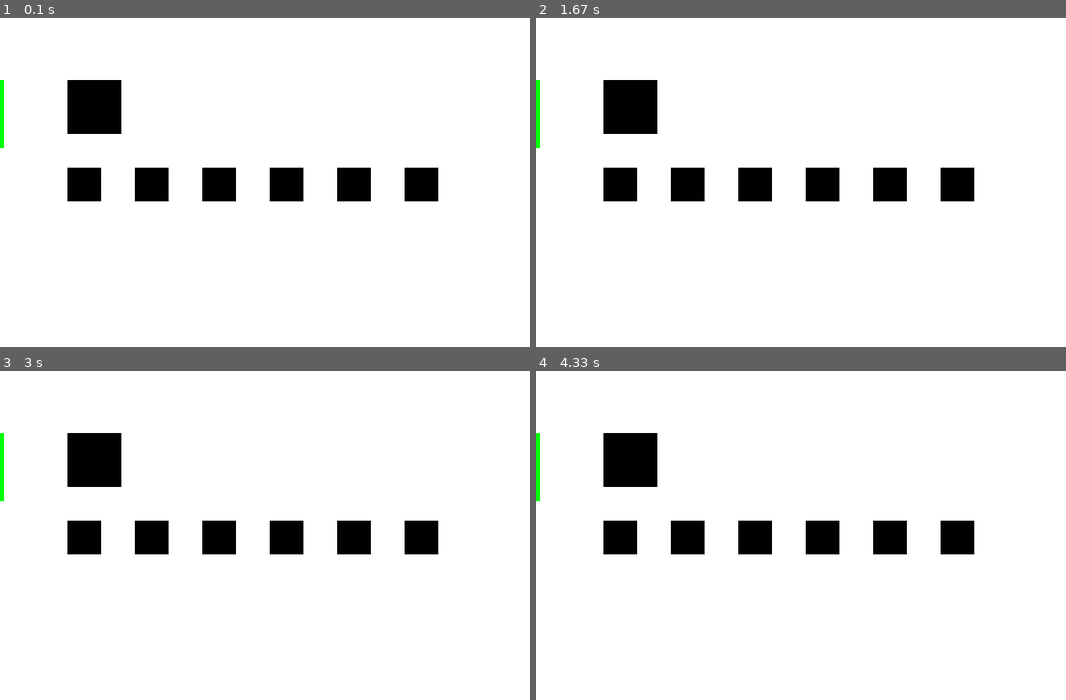
Above: before the commit, frames 1-4 (two rows, left to right).
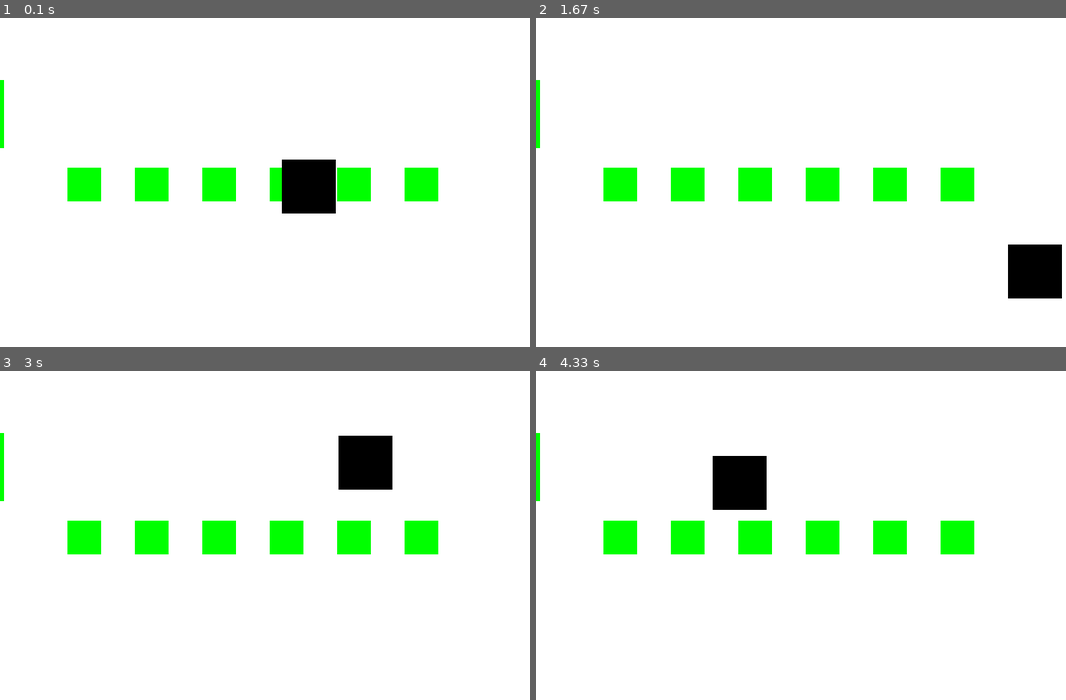
Above: after the commit, the same moments.

Repository: nattdev/overview-pygame
Game: pygame game, started from main.py
Same seed, same stepped clock (60 frames per second), same inputs: the game is played once before the commit and once after it.
Inputs:
- Up to frame 1 (0.1 s): no input
- Up to frame 2 (1.67 s): no input
- Up to frame 3 (3 s): no input
- Up to frame 4 (4.33 s): no input

The runs differ from the first frame. In frame 1, 6.4% of the frame differs, in the area x 12-83%, y 18-60%; in frame 2, 7.2%, in the area x 12-100%, y 18-86%; in frame 3, 7.2%; in frame 4, 7.2%.

Commit message:
Add animations to rect shape

Diff:
--- a/main.py
+++ b/main.py
@@ -12,25 +12,45 @@
 # Creamos ventana
 screen = pygame.display.set_mode(SIZE_SCREEN);
 
+# Reloj - Controlar FPS
+clock = pygame.time.Clock()
+
+# Coord de Rect
+coord_x = 400
+coord_y = 200
+
+# Velocidad
+speed_x = 3
+speed_y = 3
+
+
 while True:
     # Eventos
     for event in pygame.event.get():
         if event.type == pygame.QUIT:
             sys.exit()
+    if (coord_x > 720 or coord_x < 0):
+        speed_x *= -1
 
+    if (coord_y > 420 or coord_y < 0):
+        speed_y *= -1
+
+    coord_x += speed_x
+    coord_y += speed_y
     # Rellenar el color de fondo
     screen.fill(WHITE)
     ## Zona de dibujo --- ##
     ## Dibujos con for
 
     for i in range (100, 700, 100): # (inicio, fin, incremento)
-        pygame.draw.rect(screen, BLACK, (i, 230, 50, 50))
+        pygame.draw.rect(screen, GREEN, (i, 230, 50, 50))
 
     pygame.draw.line(screen, GREEN, [0, 100], [0, 200], 10)
     # (Donde dibujar, color, [inicio], [final], grosor)
-    pygame.draw.rect(screen, BLACK, (100, 100, 80, 80))
+    pygame.draw.rect(screen, BLACK, (coord_x, coord_y, 80, 80))
     # (x, y, w, h)
 
     ## Fin de Zona de dibujo --- ##
     # Actualizar pantalla
     pygame.display.flip()
+    clock.tick(60)
